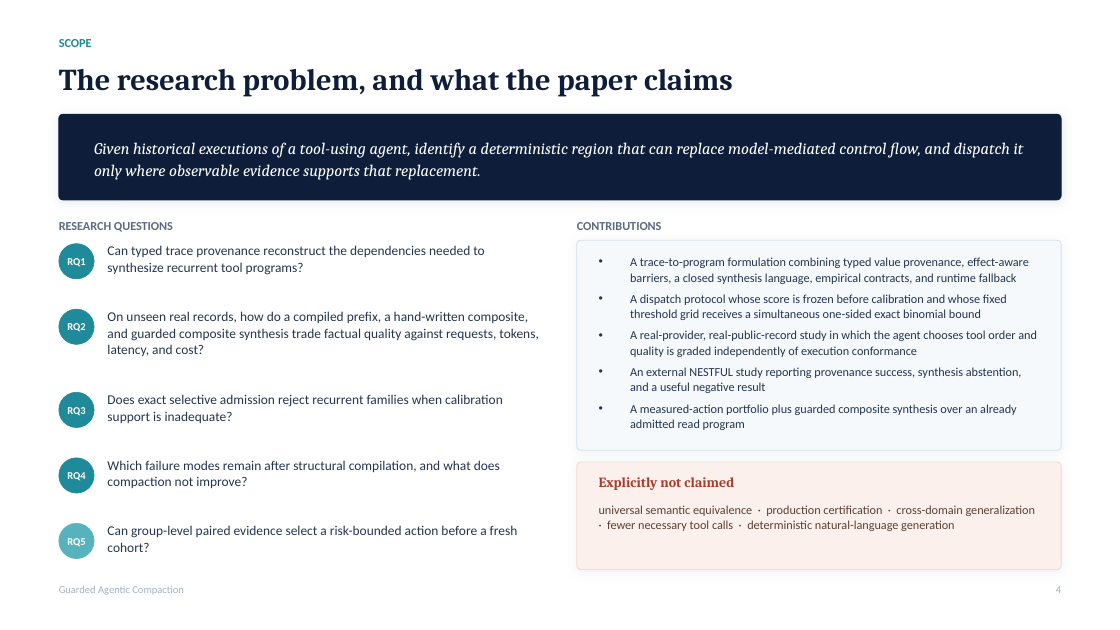
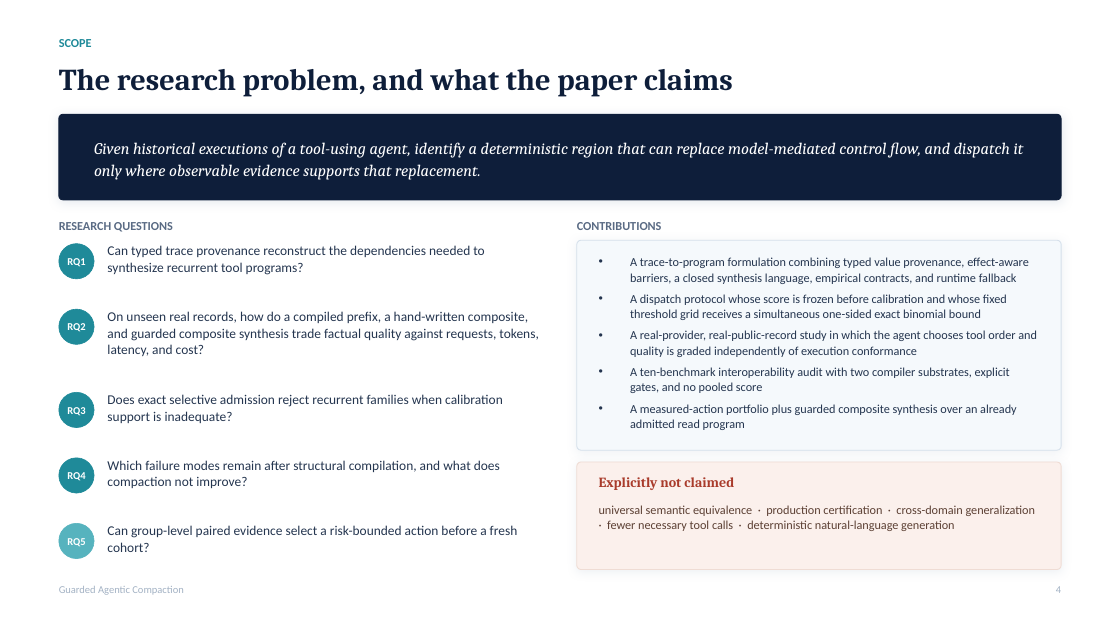
Before and after one commit to rrahimi-uci/guarded-agentic-compaction, a slide deck: slide 4 of paper/slides/compiling-recurrent-agent-workflows-into-guarded-programs.pptx. Drawn at 1120x630 pixels with LibreOffice and Linux fonts; fonts in the diff are those of the drawing. Boxes give left, top, right and bottom in pixels: in the first picture for what was removed or moved away, otherwise in the second. Text is boxed around its words. In the diff, an @@ line names an element or a change of style, - is before the commit and + after.

Commit message:
feat: integrate all-source agent benchmarks

```diff
--- a/paper/slides/compiling-recurrent-agent-workflows-into-guarded-programs.pptx
+++ b/paper/slides/compiling-recurrent-agent-workflows-into-guarded-programs.pptx
@@ text at (630,367,1010,393): text changed @@
-• An external NESTFUL study reporting provenance success, synthesis abstention, and a useful negative result
+• A ten-benchmark interoperability audit with two compiler substrates, explicit gates, and no pooled score
```
Also in this commit, not shown: 10 other slides changed, 1 slide added, 50 other files.
